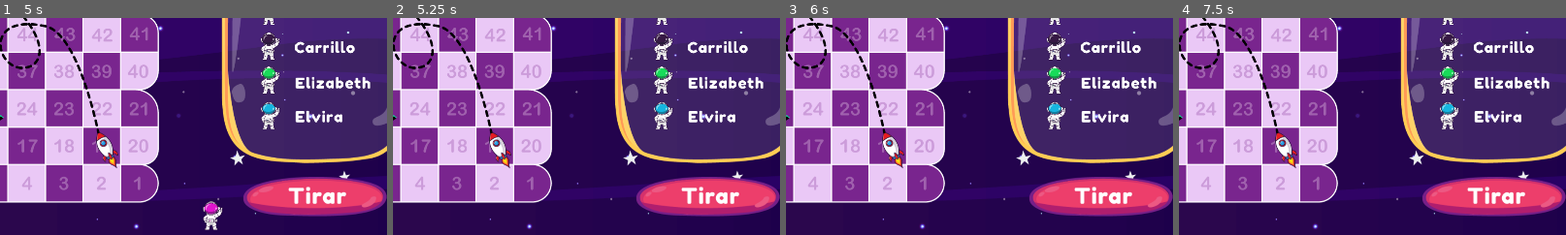
Above: before the commit, frames 1-4 (left to right).
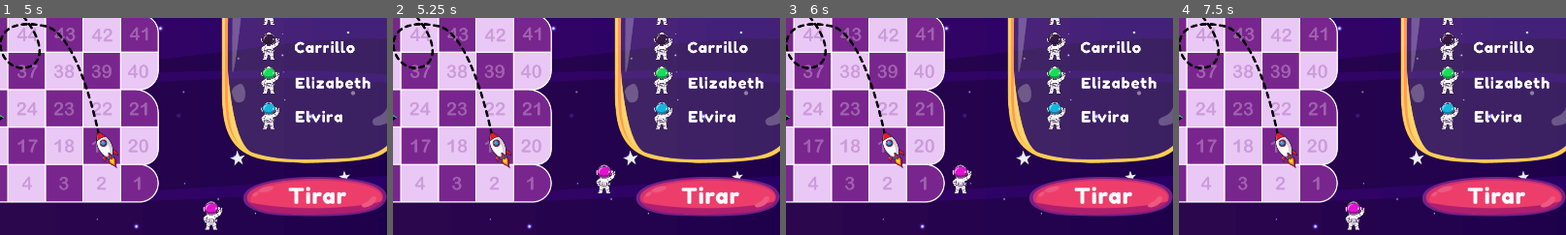
Above: after the commit, the same moments.

Repository: carrilloycardenas/Carrera-espacial
Game: Godot game, scene res://tablero/tablero.tscn
Same seed, same stepped clock (60 frames per second), same inputs: the game is played once before the commit and once after it. The project has no main scene, so this scene is started directly.
Inputs (mouse positions are % of the whole screen's width and height, from its top left):
- Up to frame 1 (5 s): click (81, 91) at 0.5 s; click (86, 9) at 1.25 s; click (80, 9) at 2 s; hold Right (ui_right) 2.78-3.53 s; hold Down (ui_down) 3.53-4.28 s; tap Enter at 4.25 s; hold Right (ui_right) from 4.28 s (still down)
- Up to frame 2 (5.25 s): tap Space at 5 s; release Right (ui_right) at 5.03 s; hold Up (ui_up) from 5.03 s (still down)
- Up to frame 3 (6 s): tap Enter at 5.75 s; release Up (ui_up) at 5.78 s; hold Left (ui_left) from 5.78 s (still down)
- Up to frame 4 (7.5 s): tap Space at 6.5 s; tap Enter at 7.25 s; release Left (ui_left) at 7.28 s; hold Down (ui_down) from 7.28 s (still down)
The pictures show only the part of the screen within x 40-90%, y 50-100%; the shares and areas given below are measured in that part.

Frame 1 is identical in both runs. In frame 2, 0.4% of the frame differs, in the area x 52-58%, y 67-81%; in frame 3, 0.4%; in frame 4, 0.4%, in the area x 42-49%, y 84-98%.

Commit message:
agujeros negros y cohetes rangos actualizados

Diff:
--- a/sprites/astro1.gd
+++ b/sprites/astro1.gd
@@ -74,31 +74,31 @@
 		currPos[1]-=(48.5*5)
 		print(48.5*4)
 	# Casilla 32
-	elif currPos[0] > 320 && currPos[0] < 414 && currPos[1] > 626 && currPos[1] < 718:
+	elif currPos[0] > 161 && currPos[0] < 221 && currPos[1] > 370 && currPos[1] < 430:
 		currPos[0]+=(48.5)
 		currPos[1]-=(48.5*2)
 	# Casilla 67
-	elif currPos[0] > 507 && currPos[0] < 600 && currPos[1] > 347 && currPos[1] < 440:
+	elif currPos[0] > 258 && currPos[0] < 318 && currPos[1] > 225 && currPos[1] < 285:
 		currPos[0]+=(48.5*6)
 		currPos[1]-=(48.5*3)
 	# Casilla 73
-	elif currPos[0] > 414 && currPos[0] < 507 && currPos[1] > 254 && currPos[1] < 347:
+	elif currPos[0] > 209 && currPos[0] < 269 && currPos[1] > 176 && currPos[1] < 236:
 		currPos[0]-=(48.5*2)
 		currPos[1]-=(48.5*2)
 	# Casilla 25
-	elif currPos[0] > 694 && currPos[0] < 786 && currPos[1] > 718 && currPos[1] < 811:
+	elif currPos[0] > 355 && currPos[0] < 425 && currPos[1] > 419 && currPos[1] < 479:
 		currPos[0]-=(48.5)
 		currPos[1]+=(48.5*2)
 	# Casilla 46
-	elif currPos[0] > 600 && currPos[0] < 692 && currPos[1] > 533 && currPos[1] < 626:
+	elif currPos[0] > 306 && currPos[0] < 366 && currPos[1] > 322 && currPos[1] < 382:
 		currPos[0]-=(48.5*3)
 		currPos[1]+=(48.5*3)
 	# Casilla 71
-	elif currPos[0] > 228 && currPos[0] < 321 && currPos[1] > 255 && currPos[1] < 346:
+	elif currPos[0] > 112 && currPos[0] < 172 && currPos[1] > 176 && currPos[1] < 236:
 		currPos[0]+=(48.5)
 		currPos[1]+=(48.5*2)
 	# Casilla 95
-	elif currPos[0] > 600 && currPos[0] < 693 && currPos[1] > 69 && currPos[1] < 162:
+	elif currPos[0] > 306 && currPos[0] < 366 && currPos[1] > 79 && currPos[1] < 139:
 		currPos[0]+=(48.5*2)
 		currPos[1]+=(48.5*3)
 
